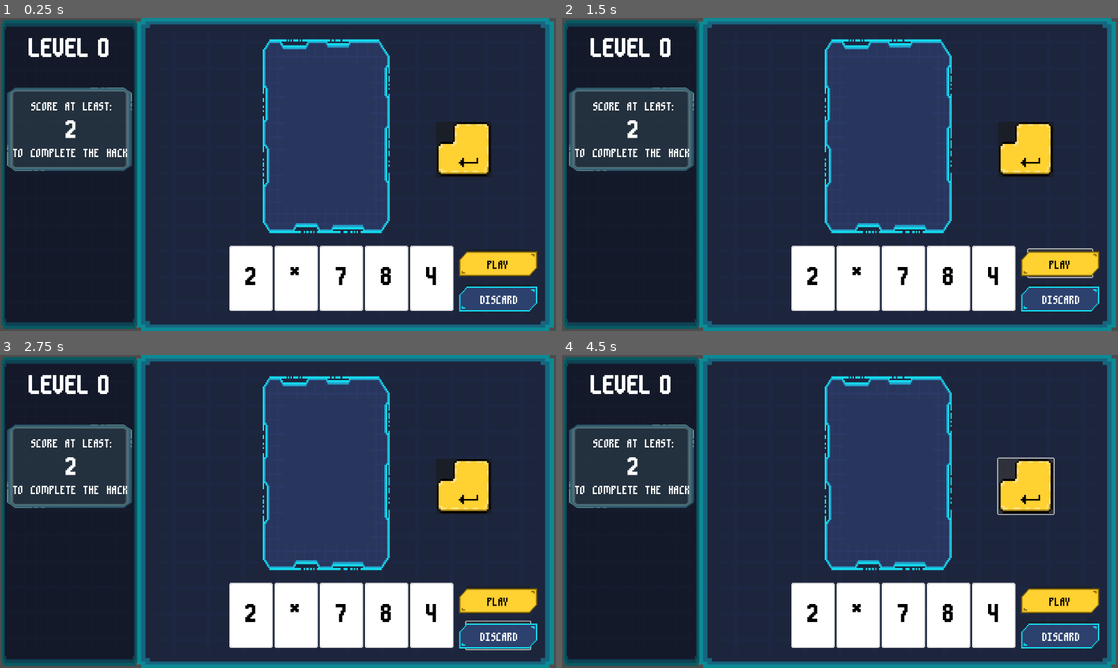
Above: before the commit, frames 1-4 (two rows, left to right).
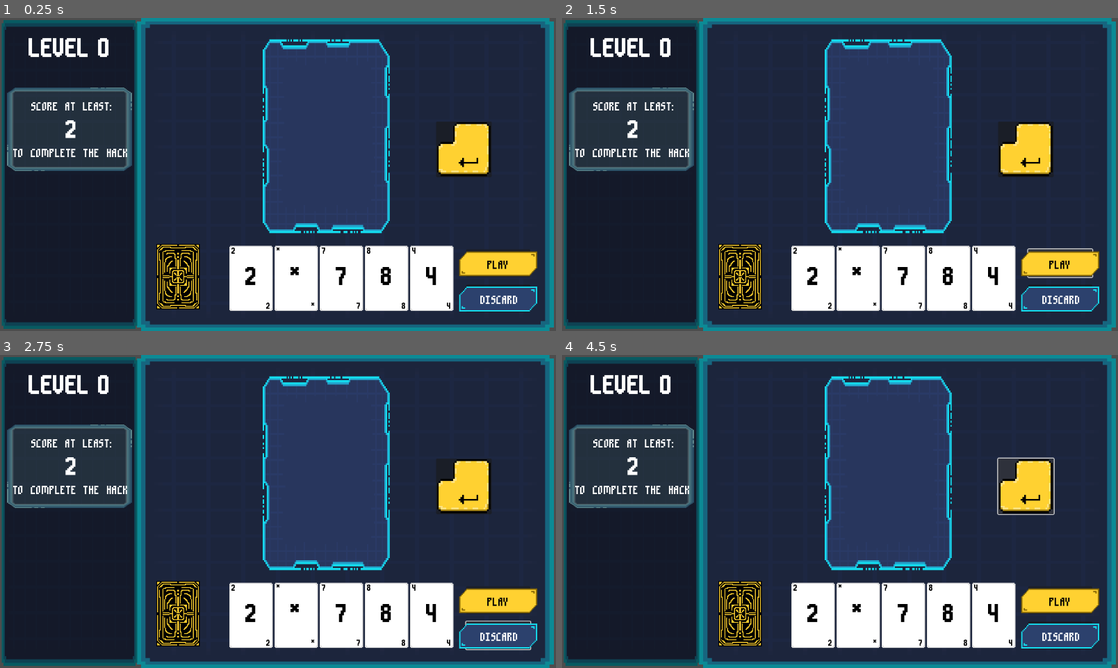
Above: after the commit, the same moments.

Repository: hd2802/stack-demon
Game: Godot game, scene res://_Scenes/level.tscn
The game is run twice, just before and just after one commit, with the same random seed, the same clock (stepped at 60 frames per second) and the same inputs.
Inputs (mouse positions are in pixels of both pictures, inside the frame that each line leads up to):
- Up to frame 1 (0.25 s): no input
- Up to frame 2 (1.5 s): click "PLAY" at 0.5 s; click "PLAY" at 1.25 s
- Up to frame 3 (2.75 s): click "DISCARD" at 2 s
- Up to frame 4 (4.5 s): click (1023, 486) at 2.75 s; click "DISCARD" at 3.5 s; click (1023, 486) at 4.25 s

The runs differ from the first frame. In frame 1, 1.7% of the frame differs, in the area x 28-81%, y 72-94%; in frame 2, 1.7%; in frame 3, 1.7%; in frame 4, 1.7%.

Commit message:
feat: add deck appearance to level

Diff:
--- a/_Scenes/card.tscn
+++ b/_Scenes/card.tscn
@@ -35,6 +35,38 @@
 grow_vertical = 2
 text = "t"
 
+[node name="MiniLabel1" type="Label" parent="."]
+layout_mode = 1
+anchors_preset = 8
+anchor_left = 0.5
+anchor_top = 0.5
+anchor_right = 0.5
+anchor_bottom = 0.5
+offset_left = -45.0
+offset_top = -70.0
+offset_right = -30.0
+offset_bottom = -55.0
+grow_horizontal = 2
+grow_vertical = 2
+theme_override_font_sizes/font_size = 20
+text = "t"
+
+[node name="MiniLabel2" type="Label" parent="."]
+layout_mode = 1
+anchors_preset = 8
+anchor_left = 0.5
+anchor_top = 0.5
+anchor_right = 0.5
+anchor_bottom = 0.5
+offset_left = 35.0
+offset_top = 57.0
+offset_right = 50.0
+offset_bottom = 72.0
+grow_horizontal = 2
+grow_vertical = 2
+theme_override_font_sizes/font_size = 20
+text = "t"
+
 [node name="Area2D" type="Area2D" parent="."]
 collision_layer = 2
 collision_mask = 2
--- a/_Scenes/level.tscn
+++ b/_Scenes/level.tscn
@@ -13,6 +13,8 @@
 [ext_resource type="Theme" uid="uid://engys5p3iknv" path="res://Themes/label.tres" id="7_5tmqg"]
 [ext_resource type="Texture2D" uid="uid://brkxbrggtrgk1" path="res://Sprites/enter_button.png" id="7_t4ijt"]
 [ext_resource type="Script" path="res://_Scripts/Target/target.gd" id="8_a82j4"]
+[ext_resource type="Script" path="res://_Scripts/Deck/deck.gd" id="14_8gfyp"]
+[ext_resource type="Texture2D" uid="uid://daxmqeqlsy35q" path="res://Sprites/deck.png" id="14_p3q1b"]
 
 [node name="Level" type="Node2D"]
 script = ExtResource("1_nxa5s")
@@ -164,5 +166,18 @@
 horizontal_alignment = 1
 vertical_alignment = 1
 
+[node name="Deck" type="Control" parent="."]
+layout_mode = 3
+anchors_preset = 0
+offset_left = 360.0
+offset_top = 520.0
+offset_right = 460.0
+offset_bottom = 670.0
+script = ExtResource("14_8gfyp")
+
+[node name="DeckSprite" type="Sprite2D" parent="Deck"]
+position = Vector2(50, 75)
+texture = ExtResource("14_p3q1b")
+
 [connection signal="pressed" from="PlayCardButton" to="Hand" method="_on_play_card_button_pressed"]
 [connection signal="pressed" from="StackCalculationButton" to="Stack" method="_on_stack_calculation_button_pressed"]
--- a/_Scripts/Card/card.gd
+++ b/_Scripts/Card/card.gd
@@ -11,6 +11,8 @@
 func createCard(card : String):
 	self.card_data = load("res://Resources/CardData/" + card + ".tres")
 	self.get_node("Label").text = card_data.text
+	self.get_node("MiniLabel1").text = card_data.text
+	self.get_node("MiniLabel2").text = card_data.text
 
 func _on_area_2d_input_event(viewport: Node, event: InputEvent, shape_idx: int) -> void:
 	if event is InputEventMouseButton:
--- /dev/null
+++ b/_Scripts/Deck/deck.gd
@@ -0,0 +1,2 @@
+extends Node
+class_name Deck
Binary file added: Sprites/deck.png
Not shown, added: Sprites/deck.png.import
Not shown: 1 places in _Scenes/level.tscn that only renumber resources
